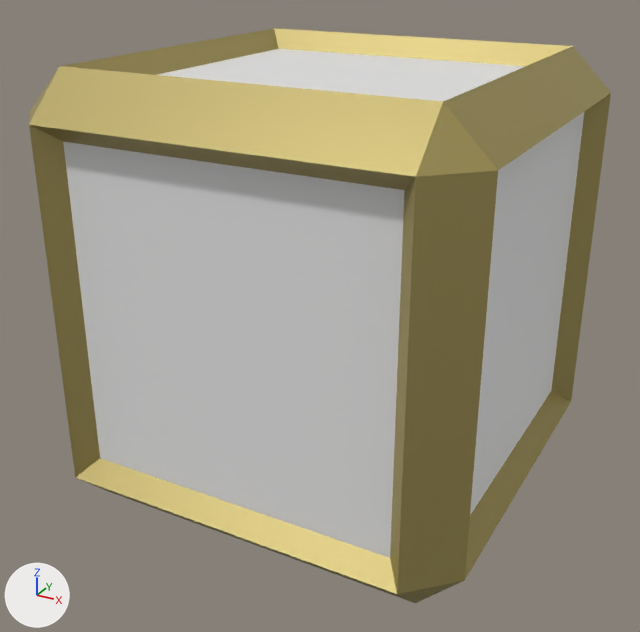
One commit to the FBX model Content/MyAssets/Cube.fbx: the scene before it, then after it.
Before and after are seen from a camera (50 mm lens) standing at (1.83, -3.46, 1.5) and looking at (-0.02, -0.1, -0.18). The lights are fixed; the arrows at lower left show +X, +Y and +Z.

The first picture shows 'PickUpCube'.
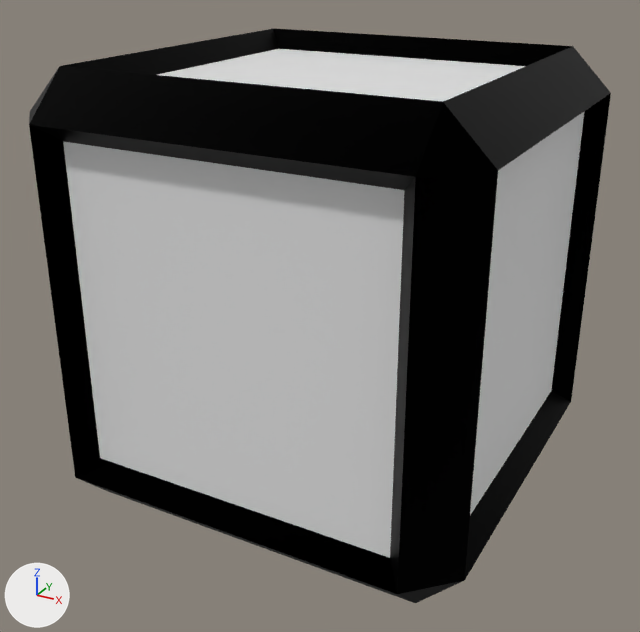
Changed parts and their boxes [x1, y1, x2, y2] in the pictures (640 x 632 px):
part 1 of me_cube, recoloured (yellow to black)
    both: [29, 28, 611, 603]

The change in detail:
Material 'M_Block' (mat_m_block) is new.
Its base color is (0.0, 0.0, 0.0) (black #000000).
Its metallic is 1.0.
me_cube has 48 vertices, 50 faces and spans x -1.0..1.0, y -1.0..1.0, z -1.0..1.0.
me_cube is used by ob_pickupcube; location (0.0, 0.0, 0.0).
me_cube part 1: all 44 faces that had it switch from mat_block (yellow #ae9f61) to mat_m_block (black #000000).
